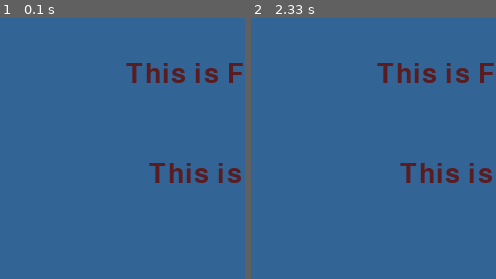
Above: before the commit, frames 1-2 (left to right).
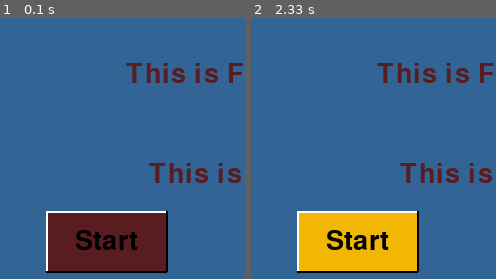
Above: after the commit, the same moments.

Repository: DrazenDrinic/pygame-buttons
Game: pygame game, started from game_script.py
Two runs of this game, one before a commit and one after it. Both use one fixed random seed, a clock stepped at 60 frames per second and the inputs below.
Inputs (mouse positions are % of the whole screen's width and height, from its top left):
- Up to frame 1 (0.1 s): no input
- Up to frame 2 (2.33 s): click (22, 93) at 0.38 s, where only the run after the commit has a clickable "Start"; click (67, 52) at 0.72 s; click (22, 93) at 2.05 s, where only the run after the commit has a clickable "Start"
The pictures show only the part of the screen within x 0-50%, y 50-100%; the shares and areas given below are measured in that part.

The runs differ from the first frame. In frame 1, 12% of the frame differs, in the area x 18-69%, y 73-98%; in frame 2, 12%.

Commit message:
Add Button class and start button usage
Introduce a reusable Button class (button_01.py) with auto-sizing, hover/click colors, click detection, border shading and centered text rendering. Integrate it into game_script.py by importing Button, creating a start_button instance, and drawing it each frame. Also includes compiled bytecode for the new module.

Diff:
--- /dev/null
+++ b/button_01.py
@@ -0,0 +1,129 @@
+import pygame  # Game library
+
+# ----------------------------
+# BUTTON CLASS
+# ----------------------------
+
+class Button:
+    def __init__(self, x, y, width, height, text, font,
+                 button_col, hover_color, click_color, text_color):
+        """
+        Button Constructor
+
+        x, y           → Top-left position of button
+        width, height  → Minimum size of button
+        text           → Text displayed on button
+        font           → Pygame font object
+        button_col     → Default color
+        hover_color    → Color when mouse is over button
+        click_color    → Color while mouse button is pressed
+        text_color     → Color of text
+        """
+
+        # Position
+        self.x = x
+        self.y = y
+
+        # Minimum size (button can grow if text is larger)
+        self.min_width = width
+        self.min_height = height
+
+        # Text settings
+        self.text = text
+        self.font = font
+
+        # Colors
+        self.button_col = button_col
+        self.hover_col = hover_color
+        self.click_col = click_color
+        self.text_col = text_color
+
+        # Internal state (tracks mouse press)
+        self.clicked = False
+
+
+    def draw(self, screen):
+        """
+        Draws the button and handles mouse interaction.
+
+        Returns:
+            True  → when button is clicked (on mouse release)
+            False → otherwise
+        """
+
+        action = False
+
+        # Get current mouse position
+        pos = pygame.mouse.get_pos()
+
+        # ----------------------------
+        # TEXT RENDERING
+        # ----------------------------
+
+        # Render the text surface
+        text_img = self.font.render(self.text, True, self.text_col)
+
+        # Get text size
+        text_w = text_img.get_width()
+        text_h = text_img.get_height()
+
+        # ----------------------------
+        # AUTO-SIZE LOGIC
+        # ----------------------------
+
+        # Button grows if text is larger than minimum size
+        width = max(self.min_width, text_w + 20)     # 20px horizontal padding
+        height = max(self.min_height, text_h + 10)   # 10px vertical padding
+
+        # Create button rectangle
+        button_rect = pygame.Rect(self.x, self.y, width, height)
+
+        # ----------------------------
+        # MOUSE INTERACTION
+        # ----------------------------
+
+        # Check if mouse is over button
+        if button_rect.collidepoint(pos):
+
+            # If left mouse button is being held down
+            if pygame.mouse.get_pressed()[0]:
+                pygame.draw.rect(screen, self.click_col, button_rect)
+                self.clicked = True
+
+            # If mouse button was released
+            else:
+                if self.clicked:
+                    action = True  # Register click action
+
+                pygame.draw.rect(screen, self.hover_col, button_rect)
+                self.clicked = False
+
+        else:
+            # Default button color when not hovered
+            pygame.draw.rect(screen, self.button_col, button_rect)
+            self.clicked = False
+
+        # ----------------------------
+        # BORDER / SHADING EFFECT
+        # ----------------------------
+
+        # Light top/left edges
+        pygame.draw.line(screen, (255, 255, 255),
+                         button_rect.topleft, button_rect.topright, 2)
+        pygame.draw.line(screen, (255, 255, 255),
+                         button_rect.topleft, button_rect.bottomleft, 2)
+
+        # Dark bottom/right edges
+        pygame.draw.line(screen, (0, 0, 0),
+                         button_rect.bottomleft, button_rect.bottomright, 2)
+        pygame.draw.line(screen, (0, 0, 0),
+                         button_rect.topright, button_rect.bottomright, 2)
+
+        # ----------------------------
+        # CENTER TEXT INSIDE BUTTON
+        # ----------------------------
+
+        text_rect = text_img.get_rect(center=button_rect.center)
+        screen.blit(text_img, text_rect)
+
+        return action
--- a/game_script.py
+++ b/game_script.py
@@ -1,4 +1,7 @@
 import pygame  # Game library
+
+# import
+from button_01 import Button
 
 # ----------------------------
 # SETUP
@@ -40,6 +43,9 @@
 # VARIABLES
 
 running = True  # Main loop control
+
+# BUTTONS
+start_button = Button(200,550,120,60,"Start",knewava_font,RED_COLOR, YELLOW_COLOR, GREEN_COLOR,(0,0,0))
 
 # FUNCTIONS
 def draw_text(text, font, text_color, x, y, centered_x=False):
@@ -92,6 +98,8 @@
     draw_text("This is Forte font.", forte_font, RED_COLOR, 50, 400, True)
     draw_text("This is Epilog.", epilog_font, RED_COLOR, 50, 500, True)
 
+    start_button.draw(screen=screen)
+
     pygame.display.update()  # Show frame
 
     # FPS LIMIT
